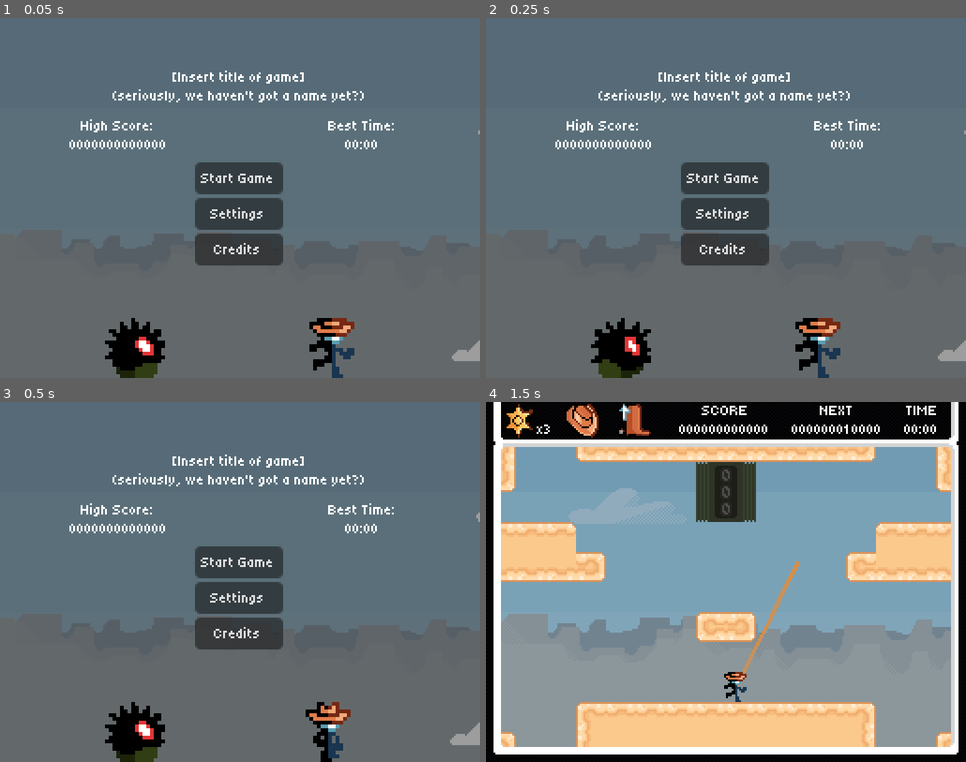
Above: before the commit, frames 1-4 (two rows, left to right).
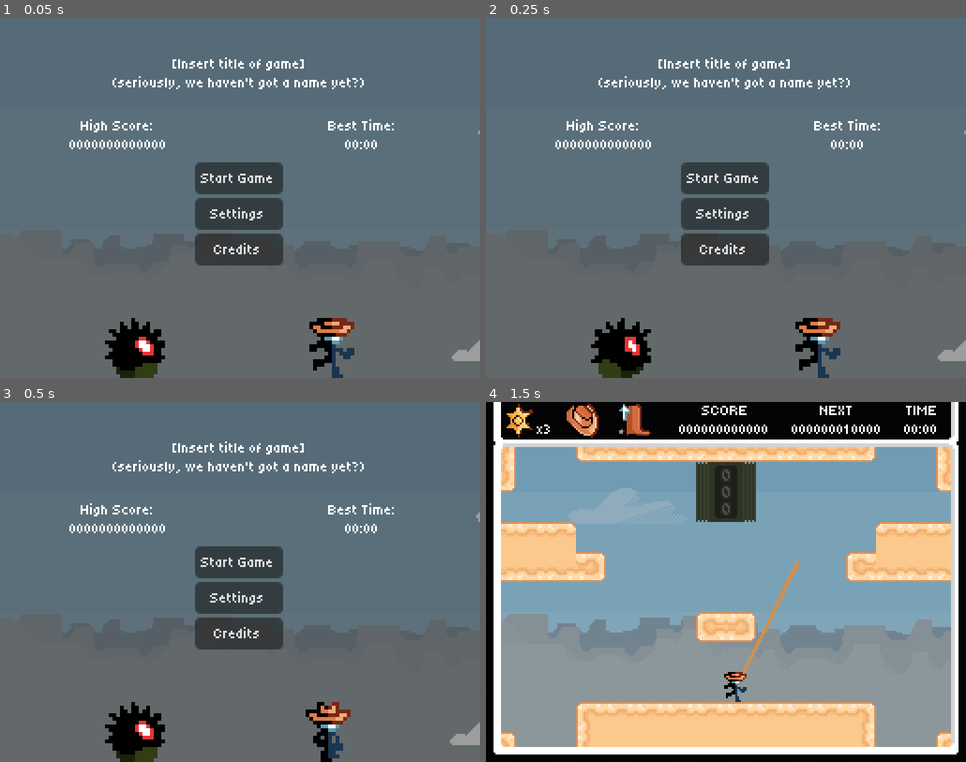
Above: after the commit, the same moments.

Repository: Jcodefox/GMTK-2025
Game: Godot game, scene res://scenes/topscenes/title_topscene.tscn
Same seed, same stepped clock (60 frames per second), same inputs: the game is played once before the commit and once after it.
Inputs (mouse positions are in pixels of both pictures, inside the frame that each line leads up to):
- Up to frame 1 (0.05 s): no input
- Up to frame 2 (0.25 s): no input
- Up to frame 3 (0.5 s): no input
- Up to frame 4 (1.5 s): click "Start Game" at 0.5 s; move the mouse to (831, 564) at 1.27 s; press the mouse at (831, 564) at 1.28 s; hold D (move_right) from 1.28 s (still down)

The runs differ from the first frame. In frame 1, 1.4% of the frame differs, in the area x 23-76%, y 10-24%; in frame 2, 1.4%; in frame 3, 1.4%; in frame 4, nothing differs.

Commit message:
Move game title upwards

Diff:
--- a/scenes/topscenes/title_topscene.tscn
+++ b/scenes/topscenes/title_topscene.tscn
@@ -61,6 +61,8 @@
 anchor_top = 0.119792
 anchor_right = 1.0
 anchor_bottom = 0.270833
+offset_top = -7.00006
+offset_bottom = -7.00006
 grow_horizontal = 2
 theme = ExtResource("1_yqnk8")
 bbcode_enabled = true
@@ -86,6 +88,7 @@
 size_flags_horizontal = 3
 theme = ExtResource("1_yqnk8")
 bbcode_enabled = true
+text = "[highscore text]"
 horizontal_alignment = 1
 vertical_alignment = 1
 metadata/_edit_use_anchors_ = true
@@ -95,6 +98,7 @@
 size_flags_horizontal = 3
 theme = ExtResource("1_yqnk8")
 bbcode_enabled = true
+text = "[best time text]"
 horizontal_alignment = 1
 vertical_alignment = 1
 metadata/_edit_use_anchors_ = true
Not shown: 1 places in scenes/topscenes/title_topscene.tscn that only renumber resources
